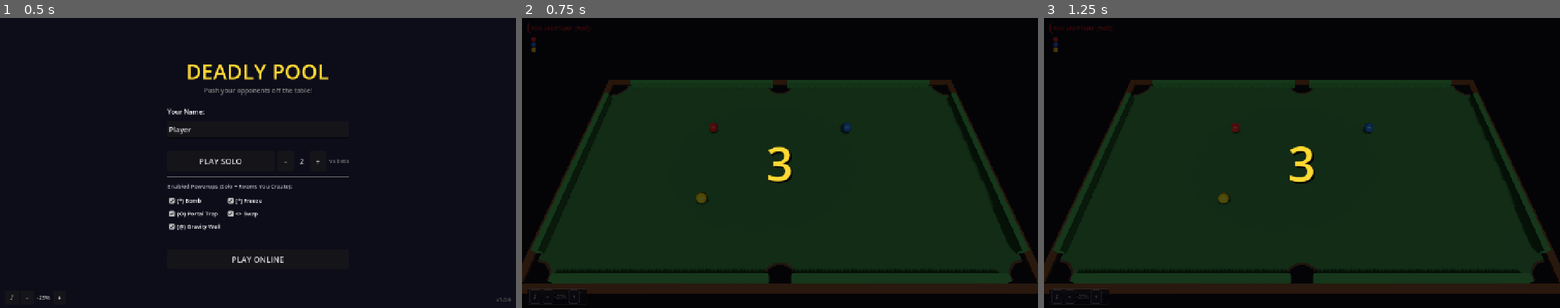
Above: before the commit, frames 1-3 (left to right).
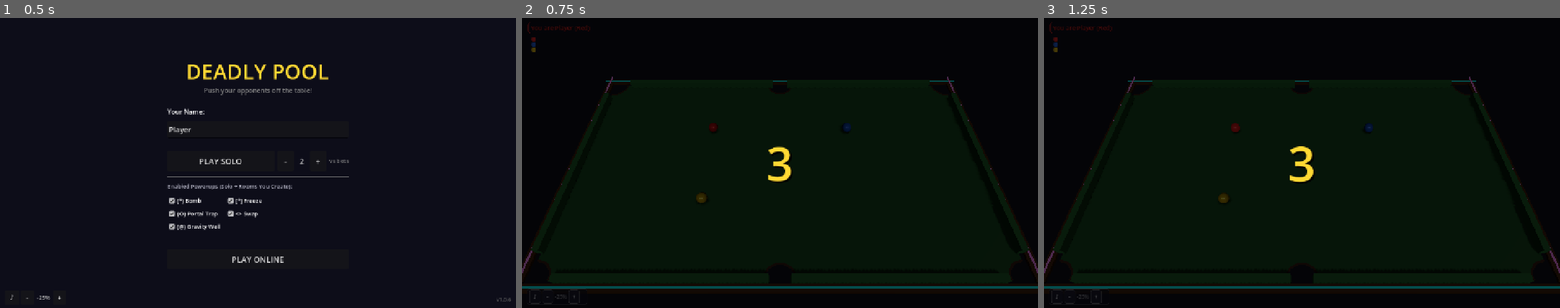
Above: after the commit, the same moments.

Repository: bbetter/deadly-pool
Game: Godot game, scene res://scenes/main_menu.tscn
The game is run twice, just before and just after one commit, with the same random seed, the same clock (stepped at 60 frames per second) and the same inputs.
Inputs:
- Up to frame 1 (0.5 s): no input
- Up to frame 2 (0.75 s): click "PLAY SOLO" at 0.5 s
- Up to frame 3 (1.25 s): no input

Frame 1 is identical in both runs. In frame 2, 7.0% of the frame differs, in the area x 0-100%, y 20-94%; in frame 3, 6.9%.

Commit message:
Add neon bar atmosphere — room walls, floor, neon tubes, pool lamp
- Enclosed room (4 walls + ceiling) at ±26 units, camera orbits inside
- Unshaded wall/floor materials with CULL_DISABLED for web compatibility
- Emissive neon tube meshes on outer rails (cyan long sides, pink short sides)
- Overhead warm SpotLight pool lamp
- WorldEnvironment: dark background, dim ambient, subtle glow (no fog)

Co-Authored-By: Claude Sonnet 4.6 <noreply@anthropic.com>

Diff:
--- a/scripts/arena.gd
+++ b/scripts/arena.gd
@@ -24,6 +24,7 @@
 	_create_cushion_walls()
 	_setup_table_pockets()
 	_create_outer_rail()
+	_create_atmosphere()
 
 
 func get_pocket_positions() -> Array[Vector3]:
@@ -187,3 +188,151 @@
 	mesh_inst.mesh = st.commit()
 	mesh_inst.set_surface_override_material(0, rail_mat)
 	add_child(mesh_inst)
+
+
+func _create_atmosphere() -> void:
+	var root := get_parent()
+
+	# Dim directional lights — bar interior, not outdoors
+	for child in root.get_children():
+		if child is DirectionalLight3D:
+			child.light_energy *= 0.25
+
+	# Dark floor — slightly warm brown so it reads against the black void
+	var floor_mat := StandardMaterial3D.new()
+	floor_mat.albedo_color = Color(0.25, 0.18, 0.11)
+	floor_mat.shading_mode = BaseMaterial3D.SHADING_MODE_UNSHADED
+	floor_mat.roughness = 0.95
+	var floor_inst := MeshInstance3D.new()
+	var floor_plane := PlaneMesh.new()
+	floor_plane.size = Vector2(100, 100)
+	floor_inst.mesh = floor_plane
+	floor_inst.position = Vector3(0, -0.02, 0)
+	floor_inst.set_surface_override_material(0, floor_mat)
+	root.add_child(floor_inst)
+
+	# Overhead warm pool lamp
+	var lamp := SpotLight3D.new()
+	lamp.position = Vector3(0, 14, 0)
+	lamp.rotation_degrees = Vector3(-90, 0, 0)
+	lamp.light_color = Color(1.0, 0.88, 0.62)
+	lamp.light_energy = 4.5
+	lamp.spot_angle = 50.0
+	lamp.spot_attenuation = 0.4
+	lamp.shadow_enabled = true
+	root.add_child(lamp)
+
+	# Neon tube meshes — actual visible glowing geometry on top of the outer rails
+	var outer_offset := EDGE_THICKNESS / 2.0 + RAIL_THICKNESS / 2.0
+	var half_w := ARENA_WIDTH / 2.0
+	var half_h := ARENA_HEIGHT / 2.0
+	var tube_y := RAIL_HEIGHT + 0.06
+	var tube_r := 0.055
+	var long_len := ARENA_WIDTH + (RAIL_THICKNESS + EDGE_THICKNESS) * 2.0
+	var short_len := ARENA_HEIGHT + (RAIL_THICKNESS + EDGE_THICKNESS) * 2.0
+
+	var cyan_mat := StandardMaterial3D.new()
+	cyan_mat.albedo_color = Color(0.0, 0.9, 1.0)
+	cyan_mat.emission_enabled = true
+	cyan_mat.emission = Color(0.0, 0.9, 1.0)
+	cyan_mat.emission_energy_multiplier = 5.0
+
+	var pink_mat := StandardMaterial3D.new()
+	pink_mat.albedo_color = Color(1.0, 0.1, 0.6)
+	pink_mat.emission_enabled = true
+	pink_mat.emission = Color(1.0, 0.1, 0.6)
+	pink_mat.emission_energy_multiplier = 5.0
+
+	var long_tube_mesh := CylinderMesh.new()
+	long_tube_mesh.top_radius = tube_r
+	long_tube_mesh.bottom_radius = tube_r
+	long_tube_mesh.height = long_len
+	long_tube_mesh.radial_segments = 8
+
+	var short_tube_mesh := CylinderMesh.new()
+	short_tube_mesh.top_radius = tube_r
+	short_tube_mesh.bottom_radius = tube_r
+	short_tube_mesh.height = short_len
+	short_tube_mesh.radial_segments = 8
+
+	# North + South cyan tubes (along X axis)
+	for sign_z in [-1, 1]:
+		var tube := MeshInstance3D.new()
+		tube.mesh = long_tube_mesh
+		tube.position = Vector3(0, tube_y, sign_z * (half_h + outer_offset))
+		tube.rotation_degrees = Vector3(0, 0, 90)
+		tube.set_surface_override_material(0, cyan_mat)
+		add_child(tube)
+
+	# East + West pink tubes (along Z axis)
+	for sign_x in [-1, 1]:
+		var tube := MeshInstance3D.new()
+		tube.mesh = short_tube_mesh
+		tube.position = Vector3(sign_x * (half_w + outer_offset), tube_y, 0)
+		tube.rotation_degrees = Vector3(90, 0, 0)
+		tube.set_surface_override_material(0, pink_mat)
+		add_child(tube)
+
+	# OmniLights paired with each tube to cast their color onto surfaces
+	var neon_lights: Array = [
+		[Vector3(0, 0.8, -(half_h + outer_offset)), Color(0.0, 0.9, 1.0), 2.0, 16.0],
+		[Vector3(0, 0.8,  (half_h + outer_offset)), Color(0.0, 0.9, 1.0), 2.0, 16.0],
+		[Vector3(-(half_w + outer_offset), 0.8, 0), Color(1.0, 0.1, 0.6), 1.5, 12.0],
+		[Vector3( (half_w + outer_offset), 0.8, 0), Color(1.0, 0.1, 0.6), 1.5, 12.0],
+	]
+	for n in neon_lights:
+		var light := OmniLight3D.new()
+		light.position = n[0]
+		light.light_color = n[1]
+		light.light_energy = n[2]
+		light.omni_range = n[3]
+		light.omni_attenuation = 1.5
+		root.add_child(light)
+
+	# Room — fully enclosed so all camera orbit angles see walls, not void.
+	# Camera orbits at radius 22, so walls sit at ±26 (safe margin).
+	# Ceiling at y=24 (camera reaches y≈22 at max pitch).
+	var wall_mat := StandardMaterial3D.new()
+	wall_mat.albedo_color = Color(0.50, 0.36, 0.24)
+	wall_mat.shading_mode = BaseMaterial3D.SHADING_MODE_UNSHADED
+	wall_mat.cull_mode = BaseMaterial3D.CULL_DISABLED
+
+	var room_r := 26.0   # half-extent of the room in X and Z
+	var room_h := 24.0   # ceiling height
+	var wall_w := 0.5
+	var room_d := room_r * 2.0
+
+	var walls_data: Array = [
+		# [pos,                              size]
+		[Vector3(0,        room_h / 2, -room_r), Vector3(room_d, room_h, wall_w)],  # north
+		[Vector3(0,        room_h / 2,  room_r), Vector3(room_d, room_h, wall_w)],  # south
+		[Vector3( room_r,  room_h / 2,       0), Vector3(wall_w, room_h, room_d)],  # east
+		[Vector3(-room_r,  room_h / 2,       0), Vector3(wall_w, room_h, room_d)],  # west
+		[Vector3(0,        room_h,           0), Vector3(room_d, wall_w, room_d)],  # ceiling
+	]
+	for w in walls_data:
+		var box := BoxMesh.new()
+		box.size = w[1]
+		var inst := MeshInstance3D.new()
+		inst.mesh = box
+		inst.position = w[0]
+		inst.set_surface_override_material(0, wall_mat)
+		root.add_child(inst)
+
+	# WorldEnvironment: near-black background, barely-there neutral ambient,
+	# glow for tube bloom, fog so the wall edges dissolve naturally
+	var env := Environment.new()
+	env.background_mode = Environment.BG_COLOR
+	env.background_color = Color(0.02, 0.01, 0.03)
+	env.ambient_light_source = Environment.AMBIENT_SOURCE_COLOR
+	env.ambient_light_color = Color(0.1, 0.08, 0.12)
+	env.ambient_light_energy = 0.15
+	env.glow_enabled = true
+	env.glow_intensity = 0.5
+	env.glow_strength = 0.8
+	env.glow_bloom = 0.1
+	env.glow_blend_mode = Environment.GLOW_BLEND_MODE_ADDITIVE
+
+	var world_env := WorldEnvironment.new()
+	world_env.environment = env
+	root.add_child(world_env)
